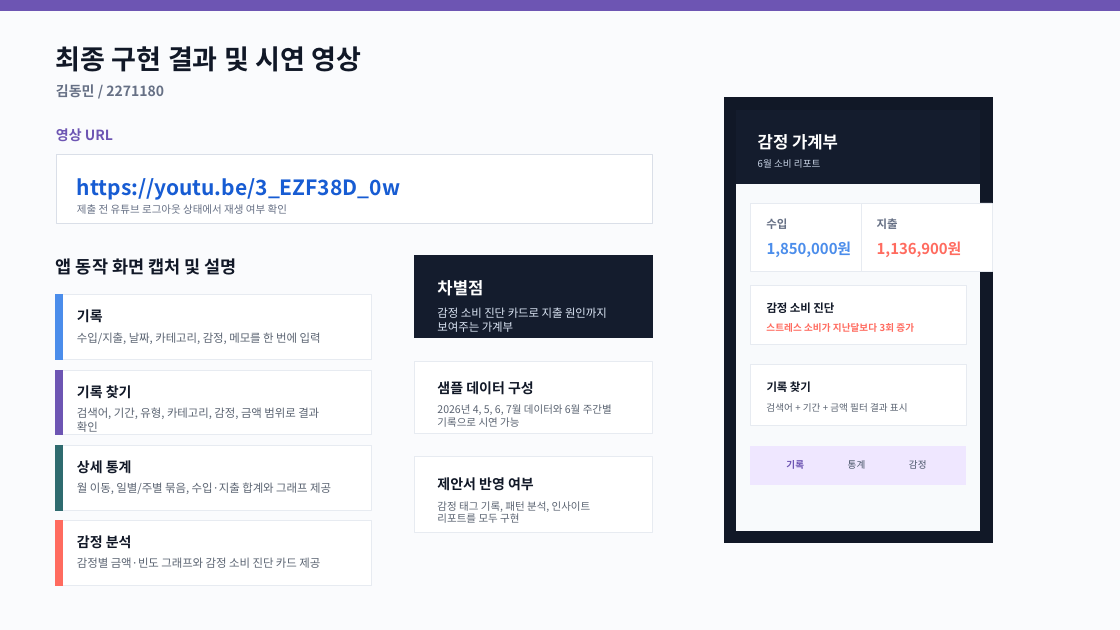
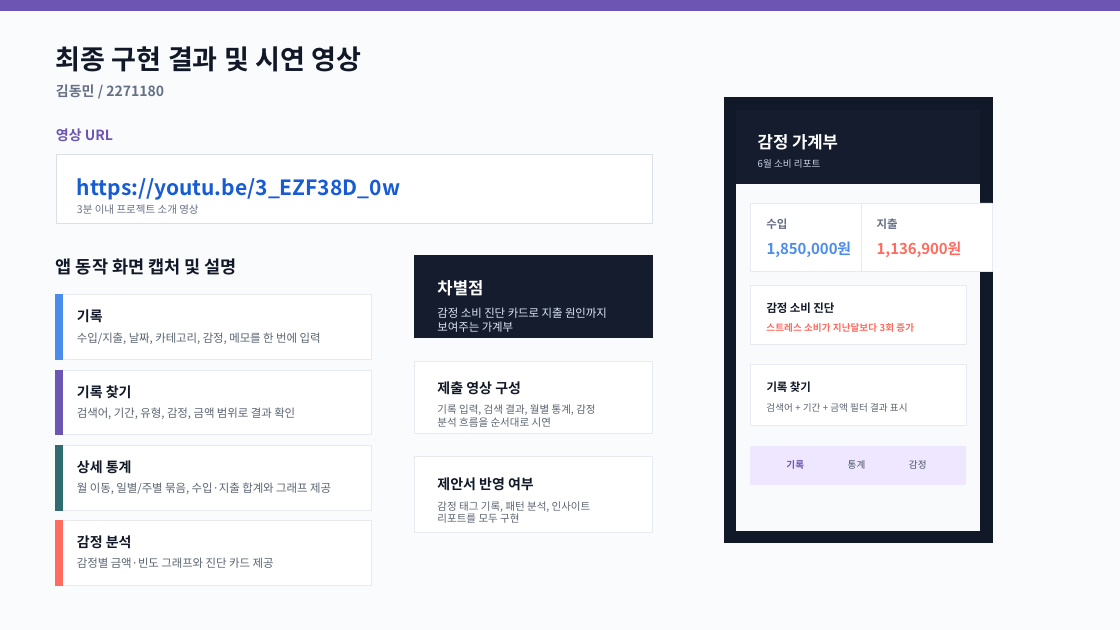
Before and after one commit to midogi/EmotionBudgetApp, a slide deck: slide 2 of docs/emotionbudget-final-report.pptx. Drawn at 1120x630 pixels with LibreOffice and Linux fonts; fonts in the diff are those of the drawing. Boxes give left, top, right and bottom in pixels: in the first picture for what was removed or moved away, otherwise in the second. Text is boxed around its words. In the diff, an @@ line names an element or a change of style, - is before the commit and + after.

```diff
--- a/docs/emotionbudget-final-report.pptx
+++ b/docs/emotionbudget-final-report.pptx
@@ text at [77,204,198,214]: text changed @@
-제출 전 유튜브 로그아웃 상태에서 재생 여부 확인
+3분 이내 프로젝트 소개 영상
@@ text at [437,381,521,395]: text changed @@
-샘플 데이터 구성
+제출 영상 구성
@@ text at [77,407,295,419]: text changed @@
-검색어, 기간, 유형, 카테고리, 감정, 금액 범위로 결과 확인
+검색어, 기간, 유형, 감정, 금액 범위로 결과 확인
@@ text at [437,404,595,427]: text changed @@
-2026년 4, 5, 6, 7월 데이터와 6월 주간별 기록으로 시연 가능
+기록 입력, 검색 결과, 월별 통계, 감정 분석 흐름을 순서대로 시연
@@ text at [77,557,274,568]: text changed @@
-감정별 금액·빈도 그래프와 감정 소비 진단 카드 제공
+감정별 금액·빈도 그래프와 진단 카드 제공
```
Also in this commit, not shown: 1 other slide changed.
